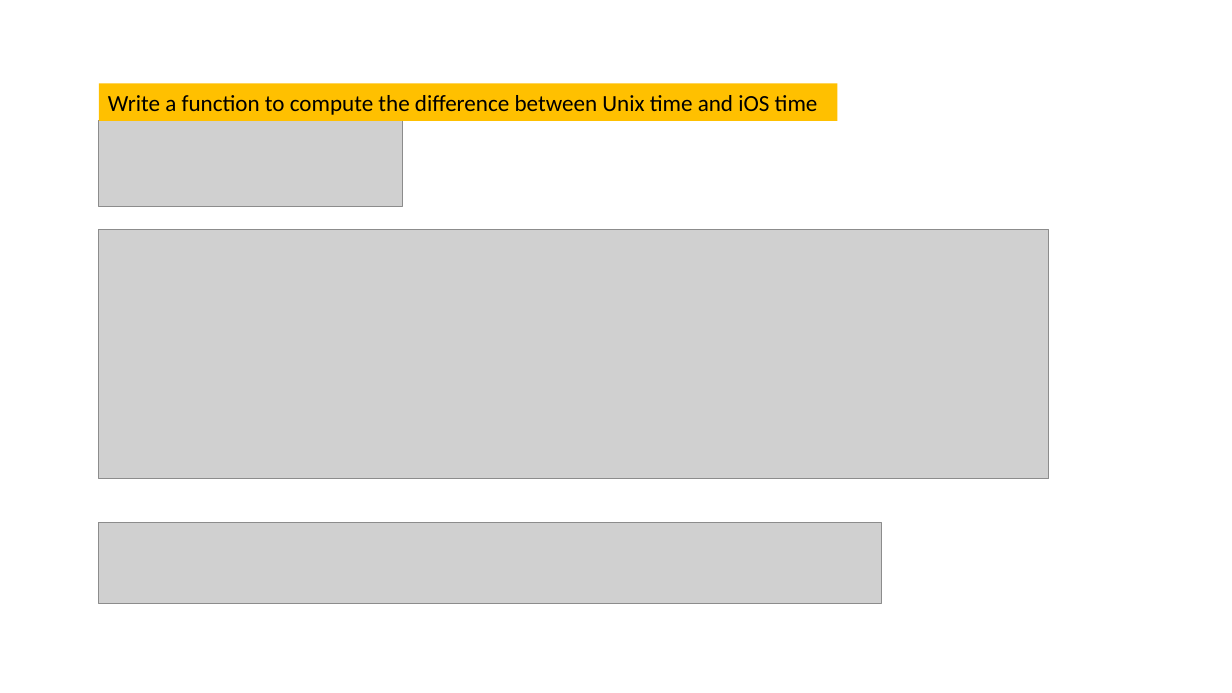
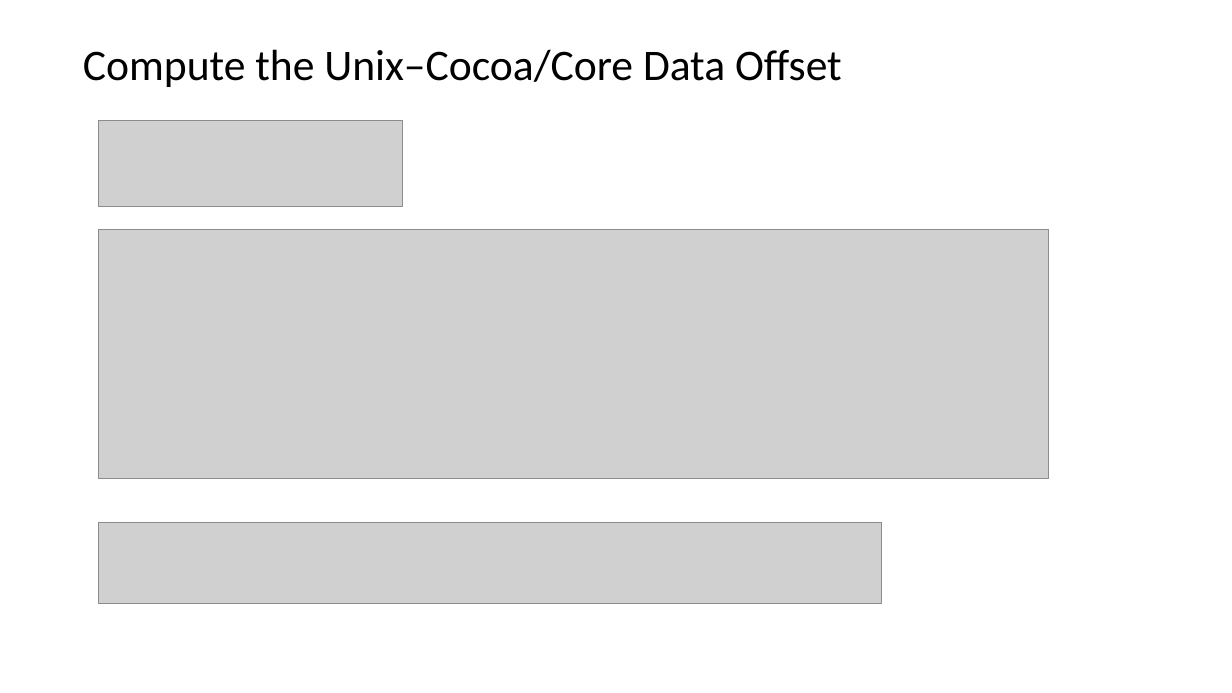
Before and after one commit to frankwxu/Digital-Forensics-Basic-Book, a slide deck: slide 32 of PPTs/Ch2_Number_Systems_for_Digital_Forensics.pptx. Drawn at 1232x693 pixels with LibreOffice and Linux fonts; fonts in the diff are those of the drawing; grey boxes stand for pictures; background and template pictures are left out. Boxes give left, top, right and bottom in pixels: in the first picture for what was removed or moved away, otherwise in the second. Text is boxed around its words. In the diff, an @@ line names an element or a change of style, - is before the commit and + after.

```diff
--- a/PPTs/Ch2_Number_Systems_for_Digital_Forensics.pptx
+++ b/PPTs/Ch2_Number_Systems_for_Digital_Forensics.pptx
@@ text added at <box>83,49,842,87</box>, 34 pt, text #000000 @@
+Compute the Unix–Cocoa/Core Data Offset
@@ rectangle removed at <box>99,83,837,120</box> @@
-Write a function to compute the difference between Unix time and iOS time
```
Also in this commit, not shown: 35 other slides changed, 5 slides added, 4 slides removed.
